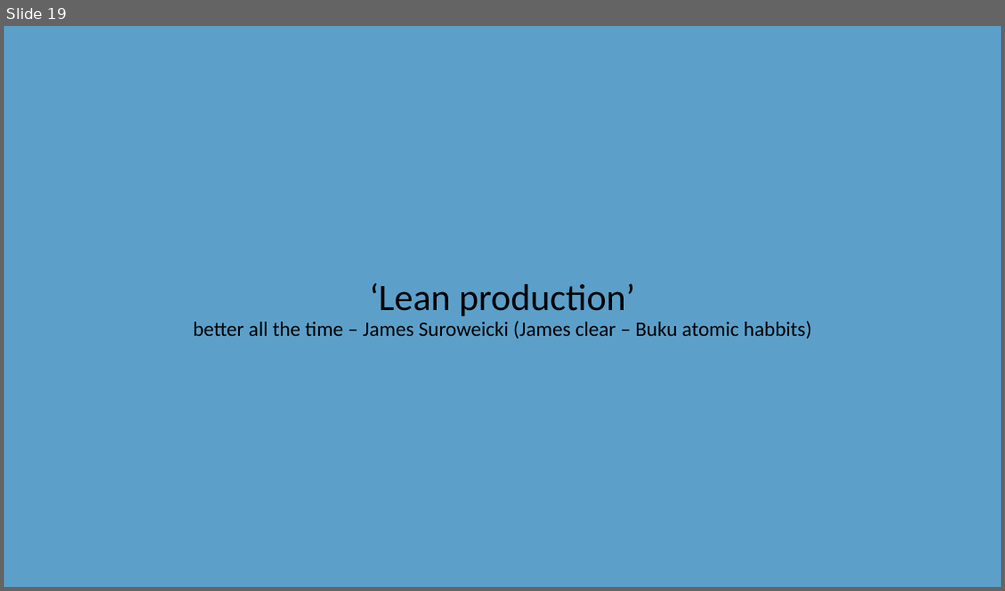
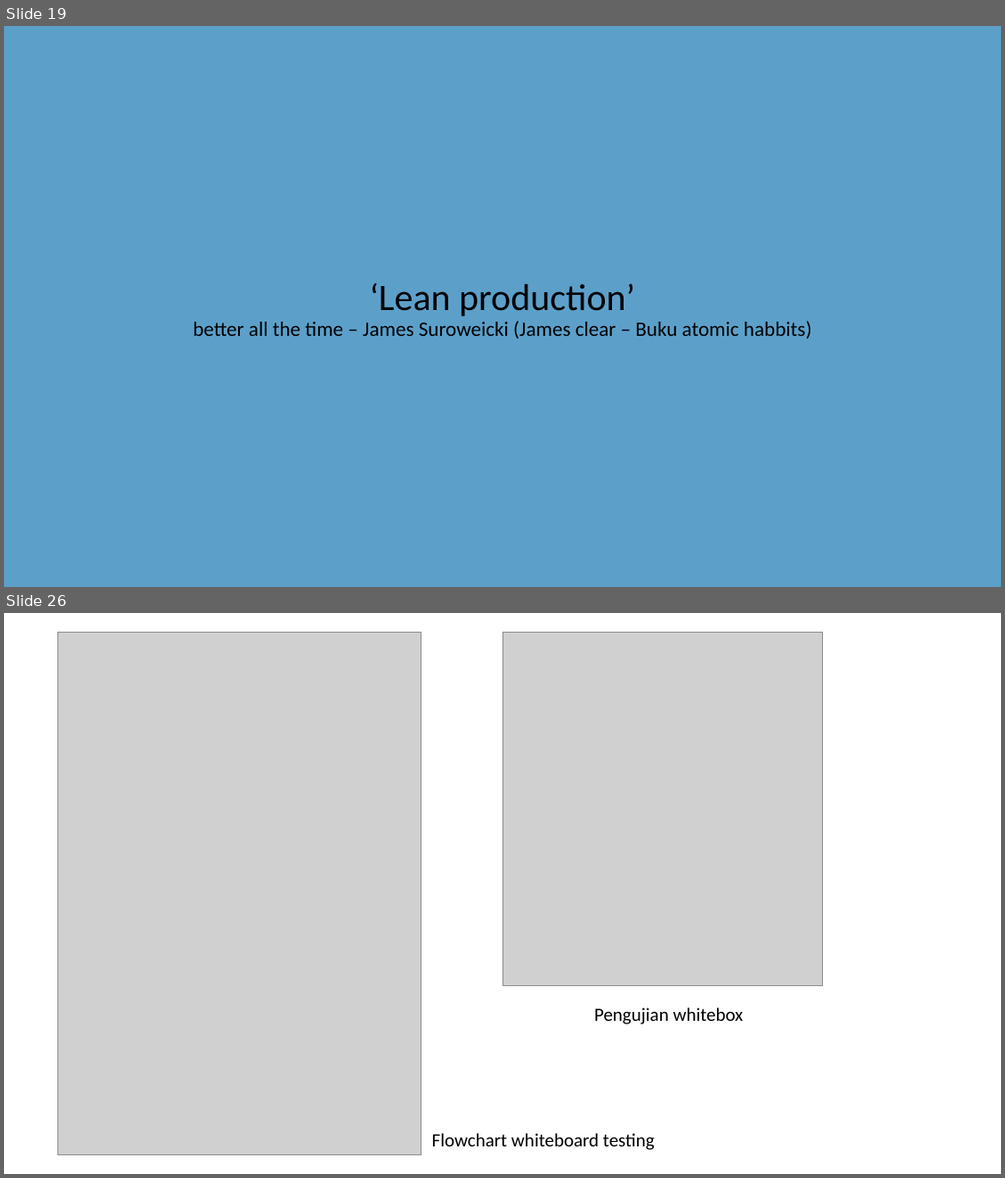
Before and after one commit to gunadermawan/skripsi, a slide deck: dokumen/ppt_skripsi.pptx. Shown one above the other, each under a label of ours: slide 19 before the commit, slides 19 and 26 after it; the slides between them are not shown. The pictures are 1005x591 and 1005x1178 pixels, drawn with LibreOffice and Linux fonts; fonts in the diff are those of the drawing; grey boxes stand for pictures. Boxes give left, top, right and bottom in pixels: in the first picture for what was removed or moved away, otherwise in the second. Text is boxed around its words. In the diff, an @@ line names an element or a change of style, - is before the commit and + after.

Commit message:
update ppt:
membuat slide pendukunga dan perubahan sitasi pada slide lampiran (Whitebox testing)

```diff
--- a/dokumen/ppt_skripsi.pptx
+++ b/dokumen/ppt_skripsi.pptx
@@ slide 26 added at (x1=4, y1=613, x2=1001, y2=1174), background #FFFFFF @@
@@ picture added at (x1=57, y1=633, x2=421, y2=1154) @@
@@ picture added at (x1=502, y1=633, x2=823, y2=985) @@
@@ text added at (x1=594, y1=1007, x2=744, y2=1024), 18 pt, text #000000 @@
+Pengujian whitebox
@@ text added at (x1=432, y1=1133, x2=655, y2=1150), 18 pt, text #000000 @@
+Flowchart whiteboard testing
```
Also in this commit, not shown: 1 slide changed, 14 other slides added, 1 slide removed, 1 other file.
